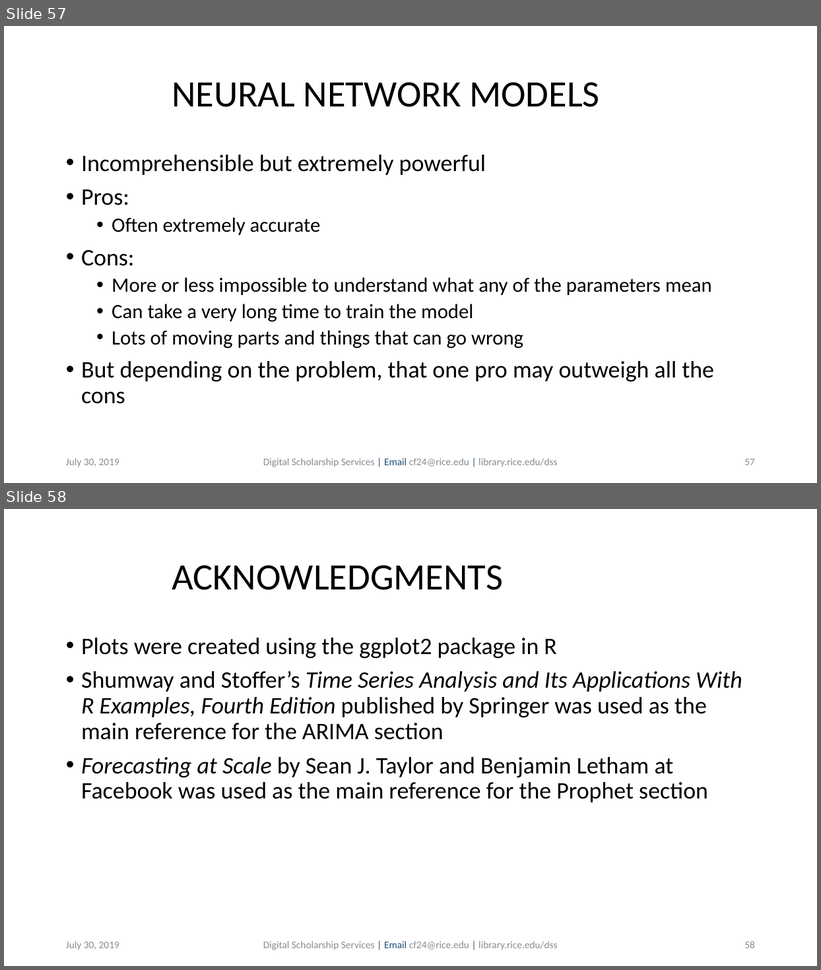
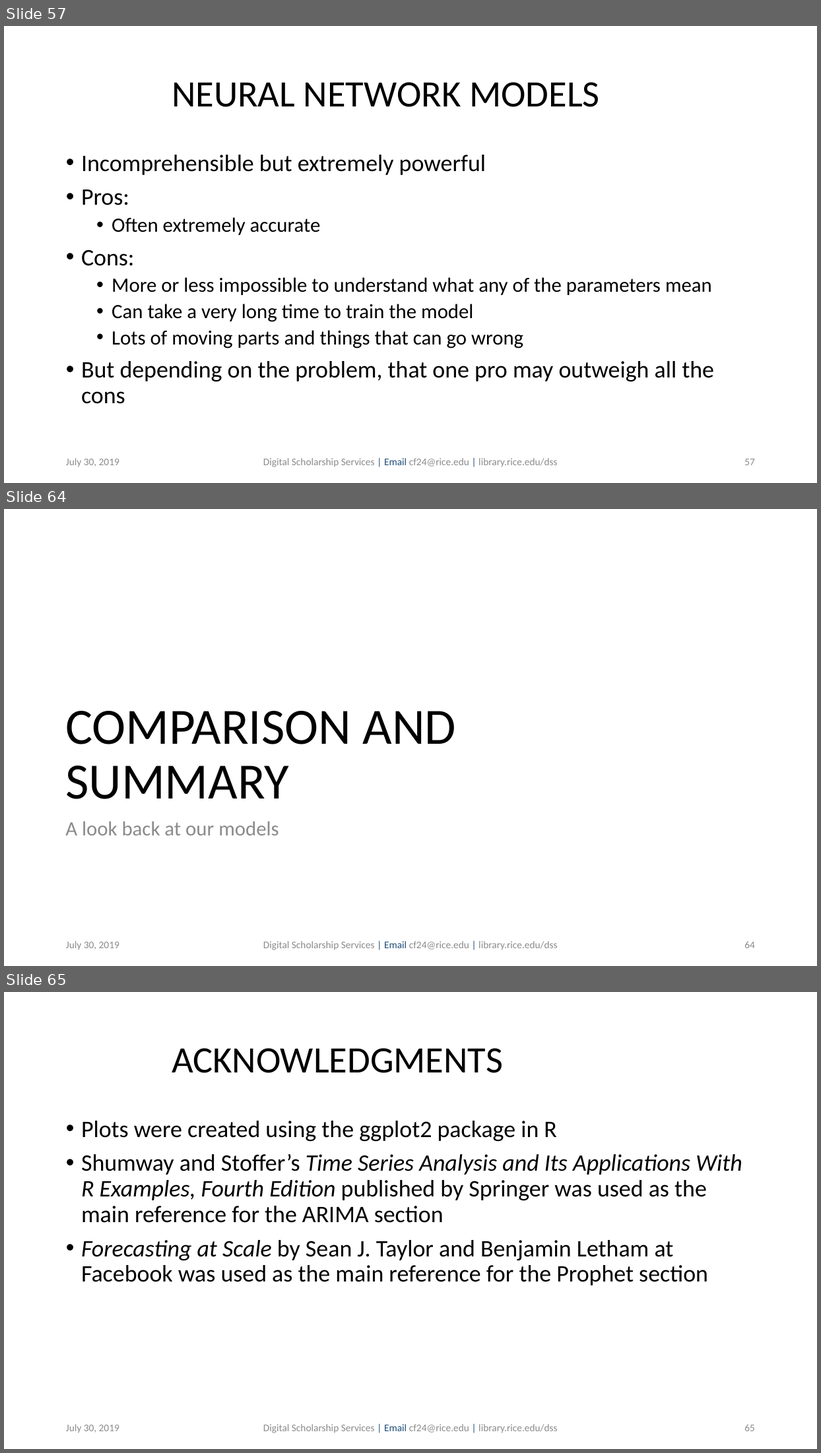
Before and after one commit to bakitybacon/rice-data-and-donuts, a slide deck: tsa/Introduction to Time Series Analysis.pptx. Shown one above the other, each under a label of ours: slides 57 and 58 before the commit, slides 57, 64 and 65 after it; the slides between them are not shown. The pictures are 821x970 and 821x1453 pixels, drawn with LibreOffice and Linux fonts; fonts in the diff are those of the drawing; background and template pictures are left out. Boxes give left, top, right and bottom in pixels: in the first picture for what was removed or moved away, otherwise in the second. Text is boxed around its words. In the diff, an @@ line names an element or a change of style, - is before the commit and + after.

```diff
--- a/tsa/Introduction to Time Series Analysis.pptx
+++ b/tsa/Introduction to Time Series Analysis.pptx
@@ slide 64 added at (4,509,817,966), background #FFFFFF @@
@@ title added at (65,711,457,799), 60 pt, text #000000 @@
+COMPARISON AND
+SUMMARY
@@ text added at (65,821,279,836), 24 pt, text #8C8C8C @@
+A look back at our models
@@ text added at (66,941,120,951), 12 pt, text #8C8C8C @@
+July 30, 2019
@@ text added at (263,941,557,951), 12 pt, text #8C8C8C @@
+Digital Scholarship Services | Email cf24@rice.edu | library.rice.edu/dss
@@ page number added at (745,941,755,949), 12 pt, text #8C8C8C @@
+64
@@ what was slide 58 is now slide 65 @@
@@ page number at (745,1424,755,1432): text changed @@
-58
+65
```
Also in this commit, not shown: 6 other slides added.
